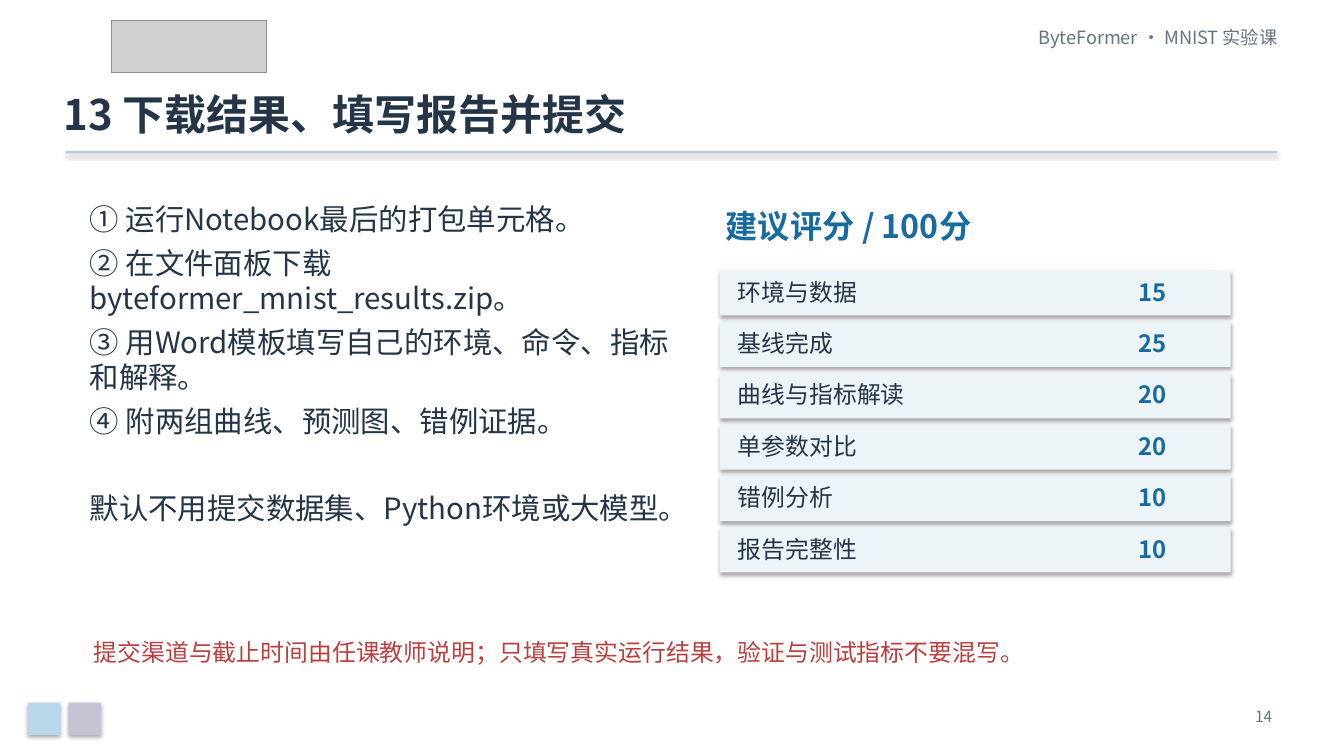
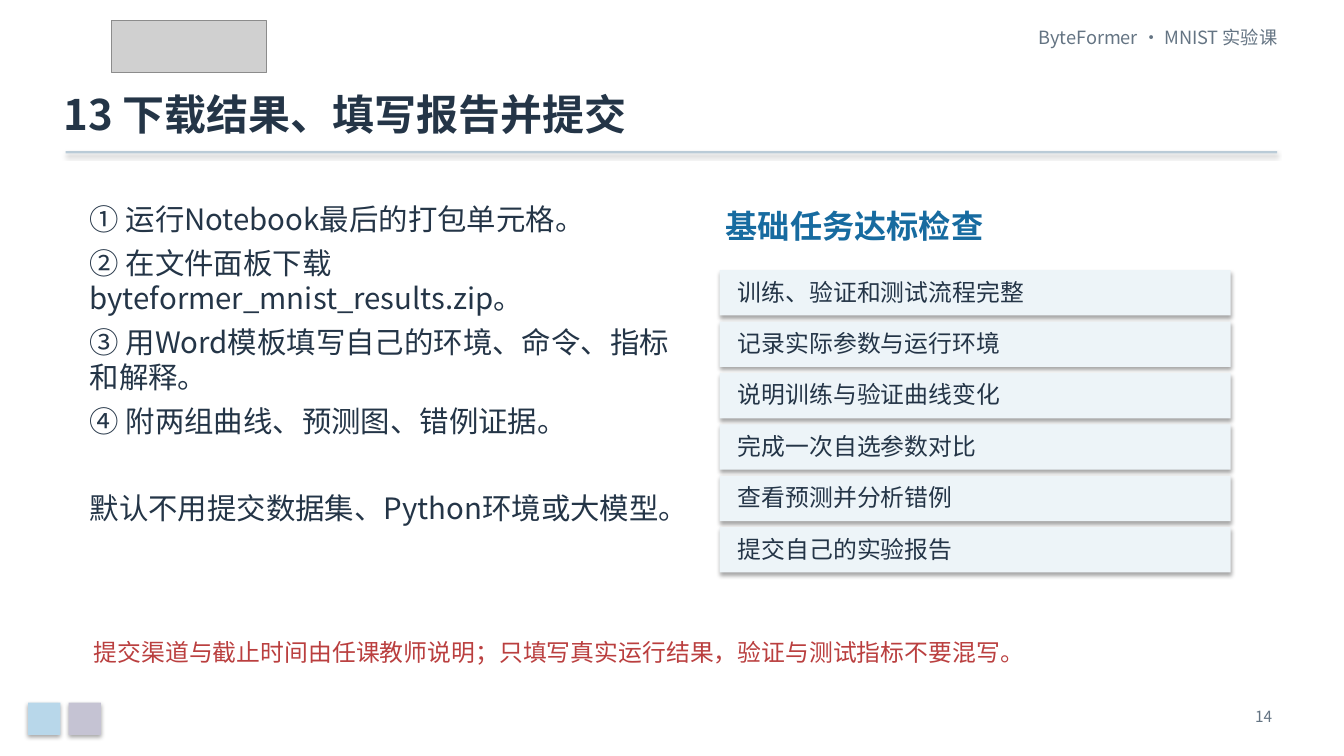
Before and after one commit to Franklin-L/byteformer-mnist-course, a slide deck: slide 14 of docs/ByteFormer_MNIST_零基础实验课.pptx. Drawn at 1344x756 pixels with LibreOffice and Linux fonts; fonts in the diff are those of the drawing; grey boxes stand for pictures. Boxes give left, top, right and bottom in pixels: in the first picture for what was removed or moved away, otherwise in the second. Text is boxed around its words. In the diff, an @@ line names an element or a change of style, - is before the commit and + after.

```diff
--- a/docs/ByteFormer_MNIST_零基础实验课.pptx
+++ b/docs/ByteFormer_MNIST_零基础实验课.pptx
@@ text at [726,210,984,241]: text changed @@
-建议评分 / 100分
+基础任务达标检查
@@ text removed at [738,281,857,303] @@
-环境与数据
@@ text added at [738,281,1024,303], 17 pt, text #243547 @@
+训练、验证和测试流程完整
@@ text removed at [1138,283,1166,302] @@
-15
@@ text removed at [738,332,833,354] @@
-基线完成
@@ text added at [738,332,1000,354], 17 pt, text #243547 @@
+记录实际参数与运行环境
@@ text removed at [1138,334,1166,353] @@
-25
@@ text removed at [738,383,905,405] @@
-曲线与指标解读
@@ text added at [738,383,1000,405], 17 pt, text #243547 @@
+说明训练与验证曲线变化
@@ text removed at [1138,385,1166,404] @@
-20
@@ text at [738,435,976,457]: text changed @@
-单参数对比
+完成一次自选参数对比
@@ text removed at [1138,437,1166,456] @@
-20
@@ text at [738,486,953,508]: text changed @@
-错例分析
+查看预测并分析错例
@@ text removed at [1138,488,1166,507] @@
-10
@@ text at [738,538,953,560]: text changed @@
-报告完整性
+提交自己的实验报告
@@ text removed at [1138,540,1166,559] @@
-10
```
Also in this commit, not shown: 4 other slides changed, 2 slides added, 1 slide removed, 5 other files.
